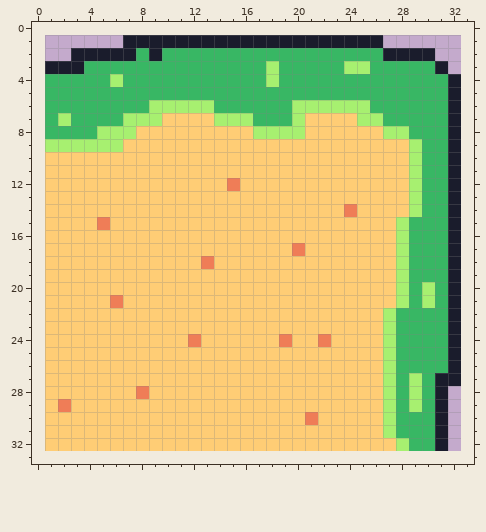
A pixel-art sprite gets an edit: gfx/ground4.png. Above is the file before it was changed.
The file is 32x32 pixels. The old version is drawn lined up with the new one, on the new canvas.
New version:
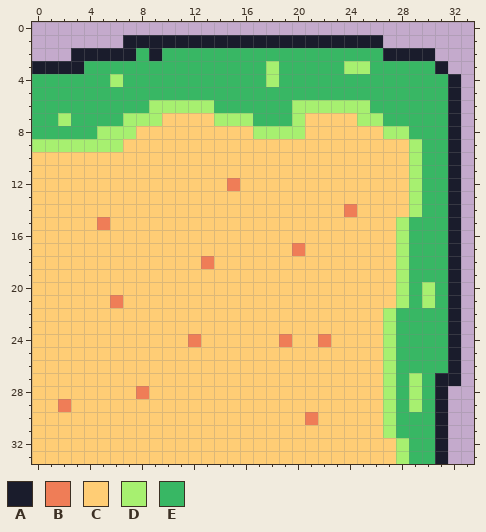
Palette (. is transparent): A #1a1c2c  B #ef7d57  C #ffcd75  D #a7f070  E #38b764
Changes in this commit:
canvas 32x32 -> 34x34, the old top-left corner now at 1,1
Colour A is added in row 3 at x 0; in row 33 at x 31.
Colour C is added in rows 10 to 32 at x 0; in row 33 at x 0 to 27.
Colour D is added in row 9 at x 0; in row 33 at x 28.
Colour E is added in rows 4 to 8 at x 0; in row 33 at x 29 to 30.
Boxes around the changes in both pictures, in picture pixels (x1, y1, x2, y2):
added: (32, 61, 448, 464)
